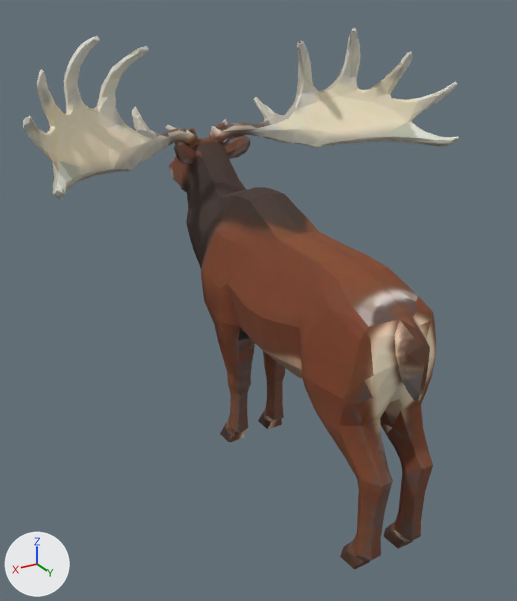
Renders of the glTF model assets/models/megaloceros_6view.glb from each side of a commit.
Both versions are drawn from a 50 mm lens placed at (2.57, 4.09, 3.36), pointed at (0.13, 0.03, 1.33). Lighting does not change. The marker at lower left points along +X, +Y and +Z. The first picture is the older version. Vertices at exactly the same position are counted once.

The older version as bpy lines, for what is in view:
```python
mat_megaloceros_walkabout_cel_mat = principled_material('megaloceros_walkabout_cel_mat')
mat_megaloceros_walkabout_cel_mat.texture = img_megaloceros_atlas_2048
mat_megaloceros_walkabout_cel_mat.roughness = 0.78
me_megaloceros_mesh = bpy.data.meshes.new('megaloceros_mesh')
me_megaloceros_mesh.from_pydata(...)  # 2092 vertices, 4200 faces; spans x -1.62..1.62, y -1.6..1.6, z 0.0..3.12
me_megaloceros_mesh.materials.append(mat_megaloceros_walkabout_cel_mat)  # picture img_megaloceros_atlas_2048
ob_megaloceros_walkabout_6view = bpy.data.objects.new('megaloceros_walkabout_6view', me_megaloceros_mesh)
ob_megaloceros_walkabout_6view.location = (0.0, 0.0, 0.0)
```
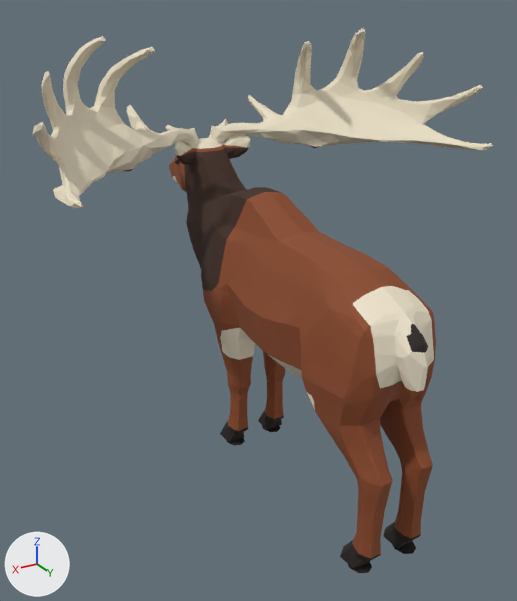
What changed in the scene script:
```text
Change mat_megaloceros_walkabout_cel_mat:
    remove n2 = _N.new('ShaderNodeTexImage'); n2.name = 'Image Texture'
    remove n2.image = img_megaloceros_atlas_2048
    remove n2.extension = 'EXTEND'
    add n3 = _N.new('ShaderNodeVertexColor'); n3.name = 'Color Attribute'
    where n0 = _N.new('ShaderNodeBsdfPrincipled'); n0.name = 'Principled BSDF'
    remove _L.new(n2.outputs[0], n0.inputs[0])  # 'Color' to 'Base Color'
    add _L.new(n3.outputs[0], n0.inputs[0])  # 'Color' to 'Base Color'
Change me_megaloceros_mesh:
    used by ob_megaloceros_walkabout_6view; location = (0.0, 0.0, 0.0)
    remove me_megaloceros_mesh.from_pydata(...)  # 2092 vertices, 4200 faces; spans x -1.62..1.62, y -1.6..1.6, z 0.0..3.12
    add me_megaloceros_mesh.from_pydata(...)  # 2913 vertices, 5620 faces; spans x -1.62..1.62, y -1.61..1.6, z -0.01..3.12
    me_megaloceros_mesh part 1: 596 vertices moved from x -1.62..1.62, y -1.12..0.22, z 2.3..3.12 to x -1.62..1.62, y -1.24..0.55, z 2.3..3.12; 14 vertices removed from x -1.29..0.81, y -0.69..-0.45, z 2.3..3.05; 598 vertices added at x -1.29..0.86, y -1.61..1.04, z 0.82..3.05
    me_megaloceros_mesh part 2: 4 vertices removed from x -0.02..0.03, y 1.55..1.57, z 1.26..1.6; 90 vertices added at x -0.22..0.22, y 1.19..1.59, z 1.26..1.81
    me_megaloceros_mesh part 3: 79 vertices added at x -0.25..0.26, y -0.36..-0.14, z -0.01..0.16
    me_megaloceros_mesh part 4: 72 vertices added at x -0.25..0.26, y 1.27..1.5, z -0.01..0.16
```

Where the change shows, as pixel boxes (x1, y1, x2, y2) in the pictures (517 x 601 px; the box of a moved part takes in the faces that stretch with it):
'megaloceros_walkabout_6view', surface changed, reshaped: before (23, 28, 459, 569); after (33, 28, 493, 573)
part 1 of me_megaloceros_mesh, moved or reshaped: before (23, 28, 459, 199); after (33, 28, 493, 427)
part 2 of me_megaloceros_mesh, reshaped: before (399, 317, 430, 402); after (338, 271, 435, 402)
part 3 of me_megaloceros_mesh, added (brown): after (227, 402, 284, 445)
part 4 of me_megaloceros_mesh, added (brown): after (348, 513, 421, 573)
